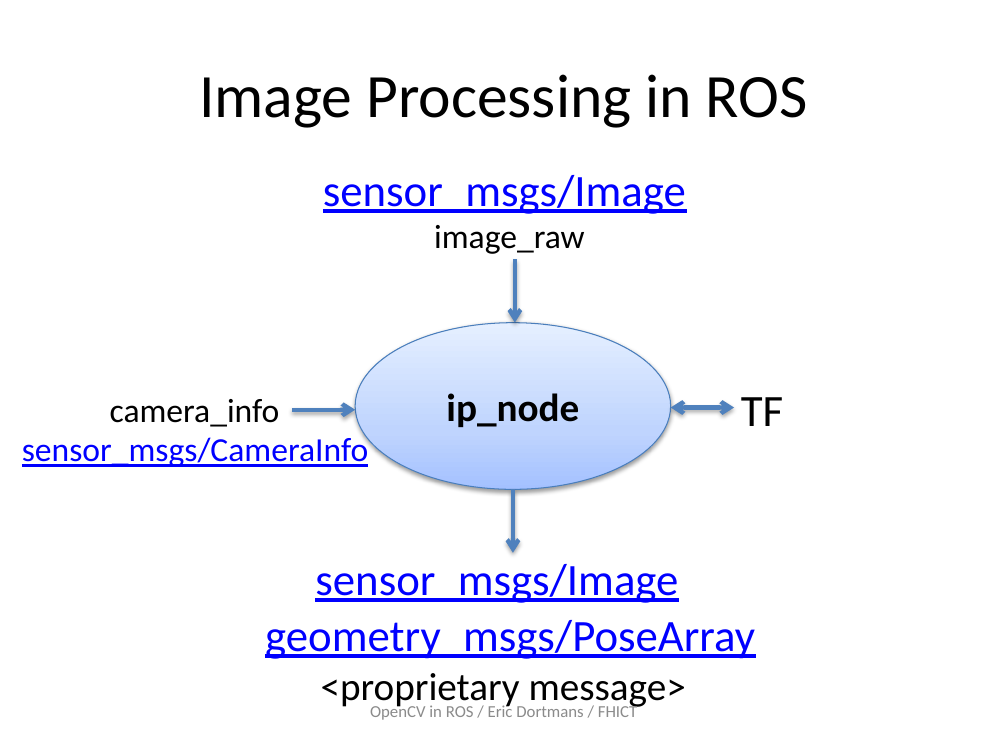
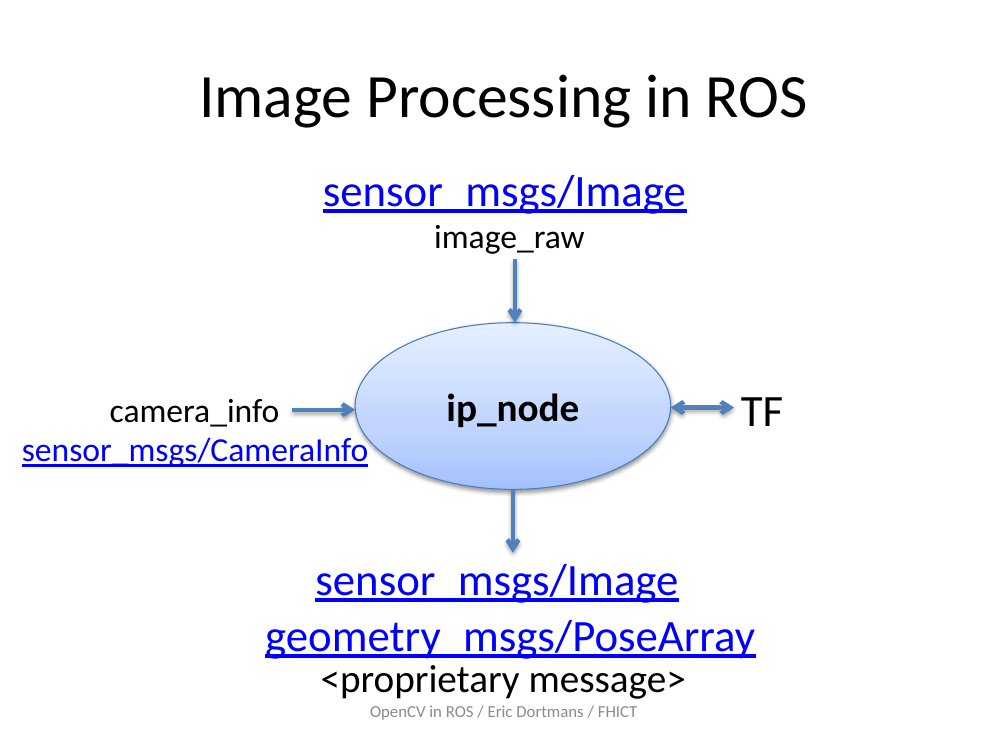
Before and after one commit to dortmans/ros_opencv, a slide deck: slide 16 of doc/ROS_OpenCV.pptx. Drawn at 1008x756 pixels with LibreOffice and Linux fonts; fonts in the diff are those of the drawing. Boxes give left, top, right and bottom in pixels: in the first picture for what was removed or moved away, otherwise in the second. Text is boxed around its words. In the diff, an @@ line names an element or a change of style, - is before the commit and + after.

```diff
--- a/doc/ROS_OpenCV.pptx
+++ b/doc/ROS_OpenCV.pptx
@@ text "<proprietary message>": place and size @@
-text "<proprietary message>" at [321,673,686,710]
+text "<proprietary message>" at [321,665,686,699]
```
Also in this commit, not shown: 1 other slide changed, 2 slides added.
